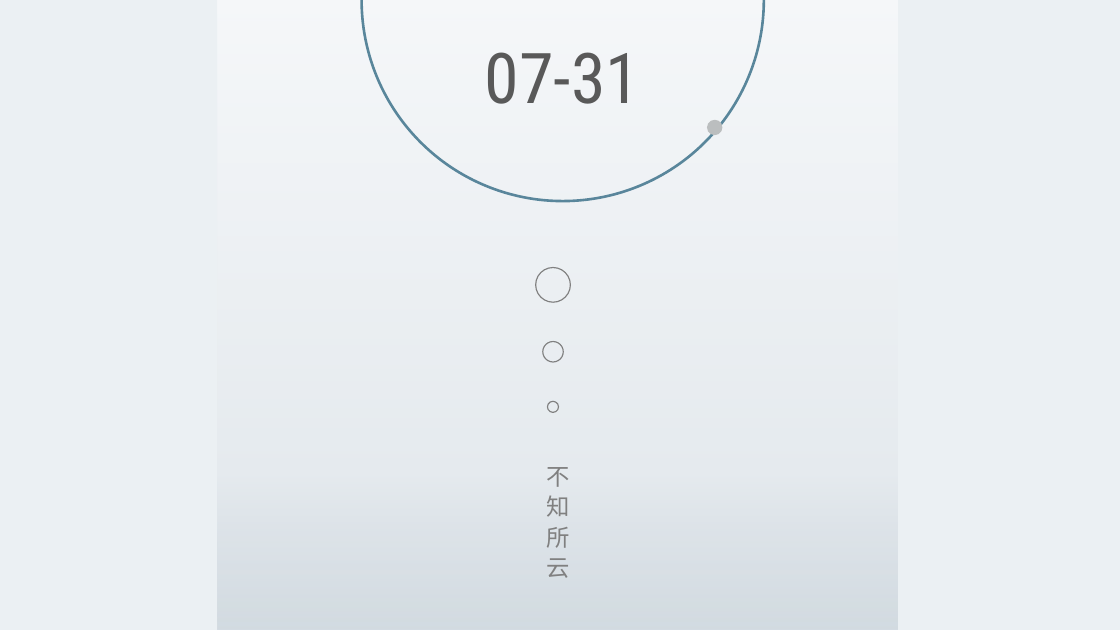
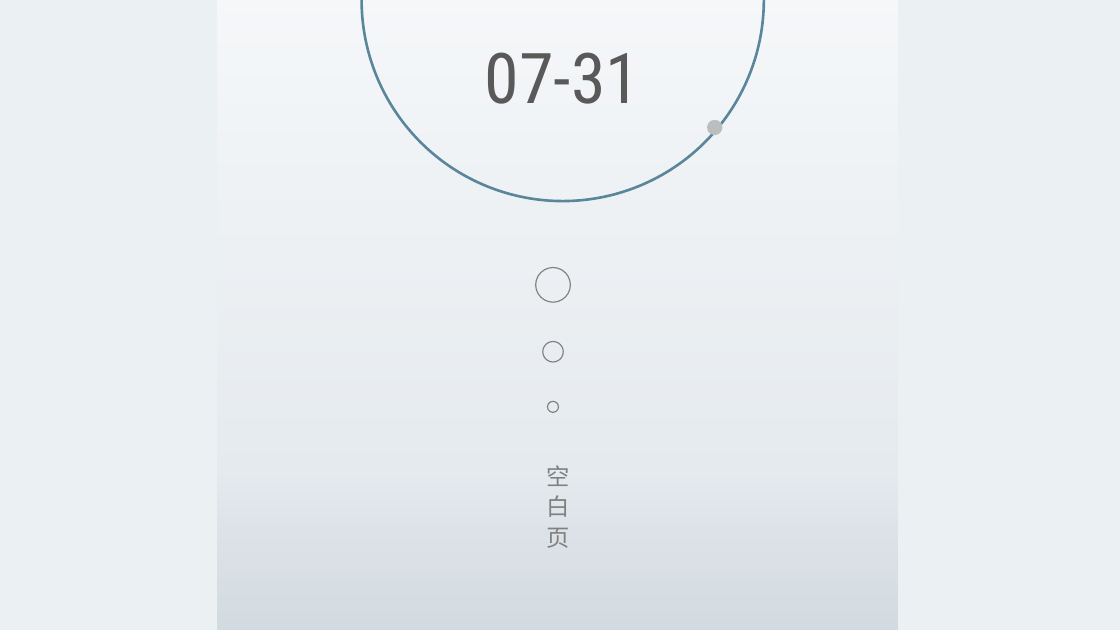
Before and after one commit to jgsrty/vite-demo, a slide deck: slide 2 of rty-share-2020-07-31.pptx. Drawn at 1120x630 pixels with LibreOffice and Linux fonts; fonts in the diff are those of the drawing. Boxes give left, top, right and bottom in pixels: in the first picture for what was removed or moved away, otherwise in the second. Text is boxed around its words. In the diff, an @@ line names an element or a change of style, - is before the commit and + after.

```diff
--- a/rty-share-2020-07-31.pptx
+++ b/rty-share-2020-07-31.pptx
@@ text at box(547, 465, 570, 548): text changed @@
-不知所云
+空白页
```
Also in this commit, not shown: 5 other slides changed, 6 slides added, 16 slides removed, 2 other files.
